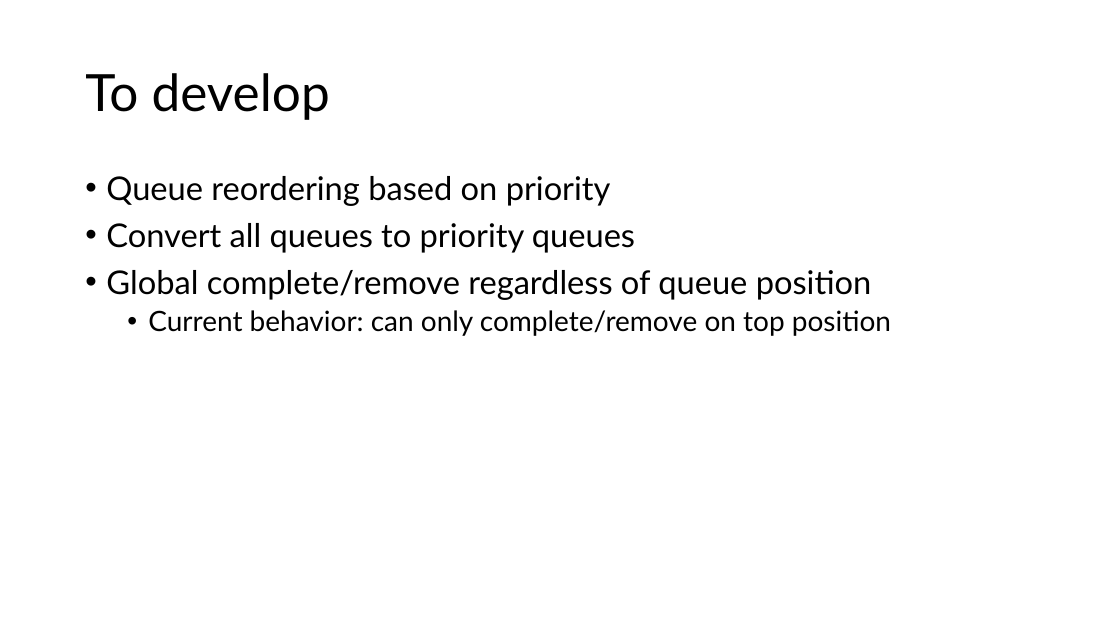
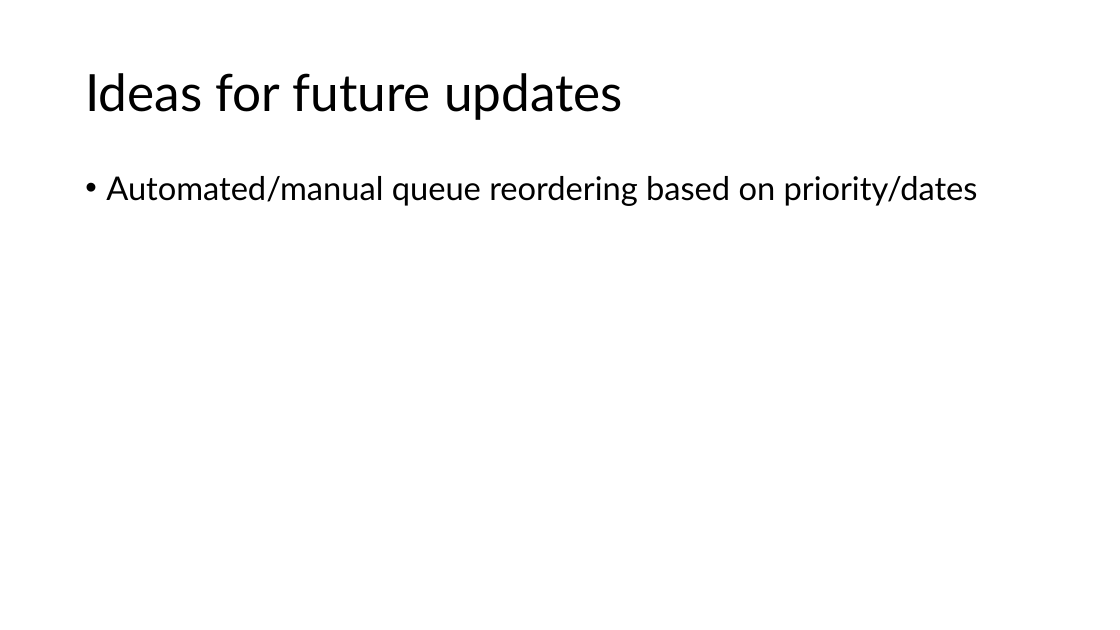
Before and after one commit to Avinash-p/Project-Task-Tracker, a slide deck: slide 9 of resources/High Level Design.pptx (slide 3 before the commit). Drawn at 1120x630 pixels with LibreOffice and Linux fonts; fonts in the diff are those of the drawing. Boxes give left, top, right and bottom in pixels: in the first picture for what was removed or moved away, otherwise in the second. Text is boxed around its words. In the diff, an @@ line names an element or a change of style, - is before the commit and + after.

```diff
--- a/resources/High Level Design.pptx
+++ b/resources/High Level Design.pptx
@@ title at (x1=85, y1=73, x2=623, y2=120): text changed @@
-To develop
+Ideas for future updates
@@ text at (x1=106, y1=176, x2=978, y2=206): text changed @@
-• Queue reordering based on priority
-• Convert all queues to priority queues
-• Global complete/remove regardless of queue position
-  • Current behavior: can only complete/remove on top position
+• Automated/manual queue reordering based on priority/dates
```
Also in this commit, not shown: 2 other slides changed, 6 slides added, 6 other files.
